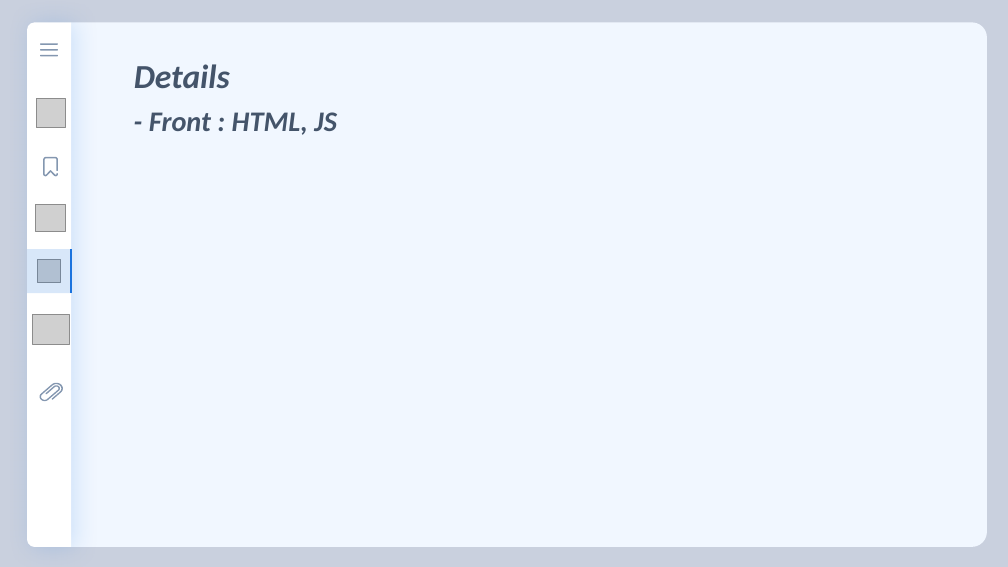
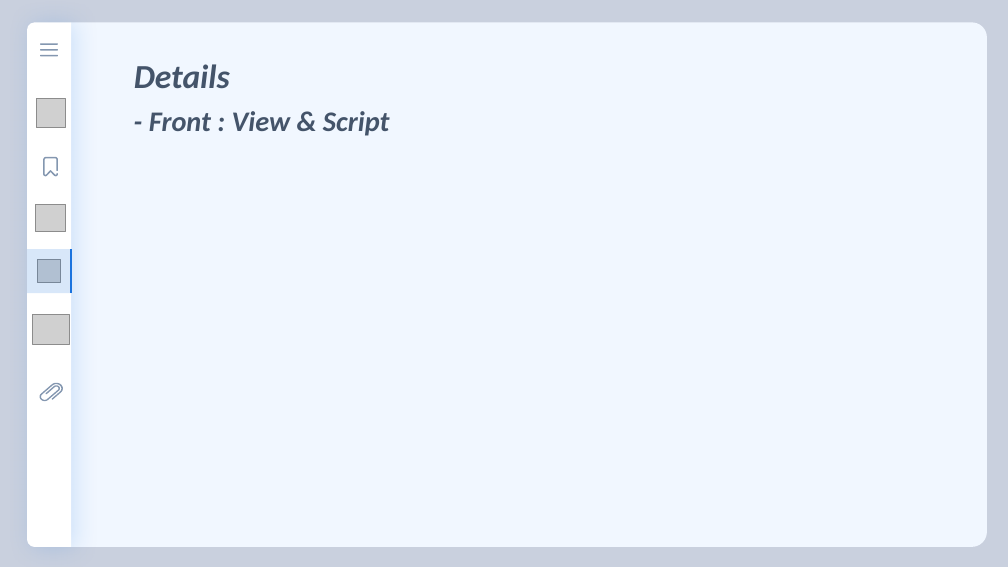
Before and after one commit to florentious/AutoGenerating_VariableName, a slide deck: slide 12 of Text/Presentation/presentation_ver0_3.pptm (slide 11 before the commit). Drawn at 1008x567 pixels with LibreOffice and Linux fonts; fonts in the diff are those of the drawing; grey boxes stand for pictures. Boxes give left, top, right and bottom in pixels: in the first picture for what was removed or moved away, otherwise in the second. Text is boxed around its words. In the diff, an @@ line names an element or a change of style, - is before the commit and + after.

```diff
--- a/Text/Presentation/presentation_ver0_3.pptm
+++ b/Text/Presentation/presentation_ver0_3.pptm
@@ text at box(149, 111, 389, 136): text changed @@
-- Front : HTML, JS
+- Front : View & Script
```
Also in this commit, not shown: 13 other slides changed, 5 slides added, 3 slides removed, 2 other files.
